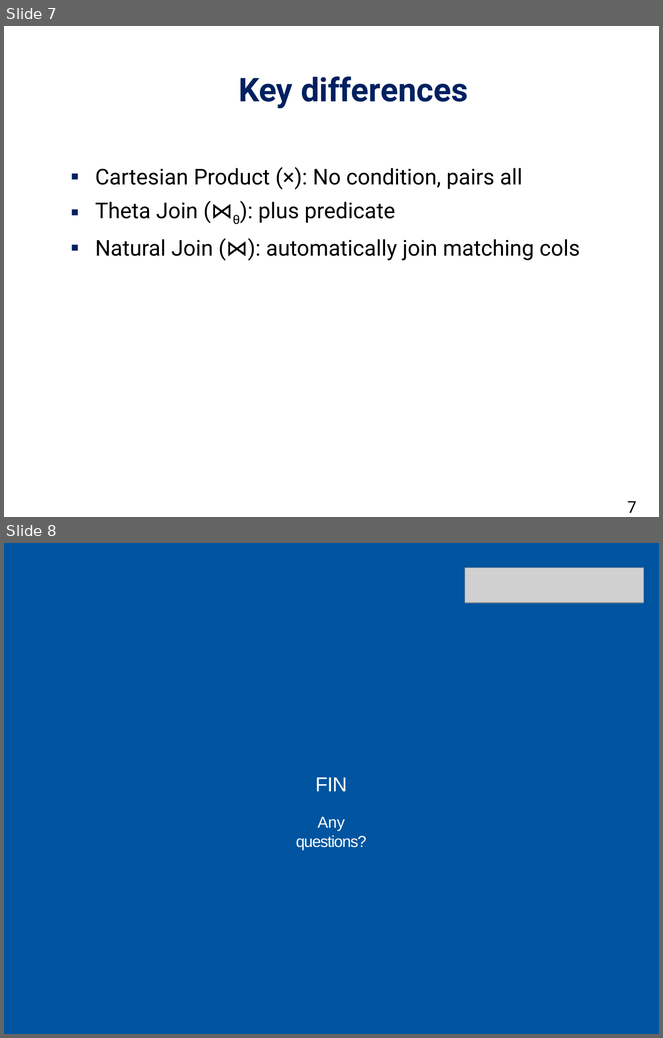
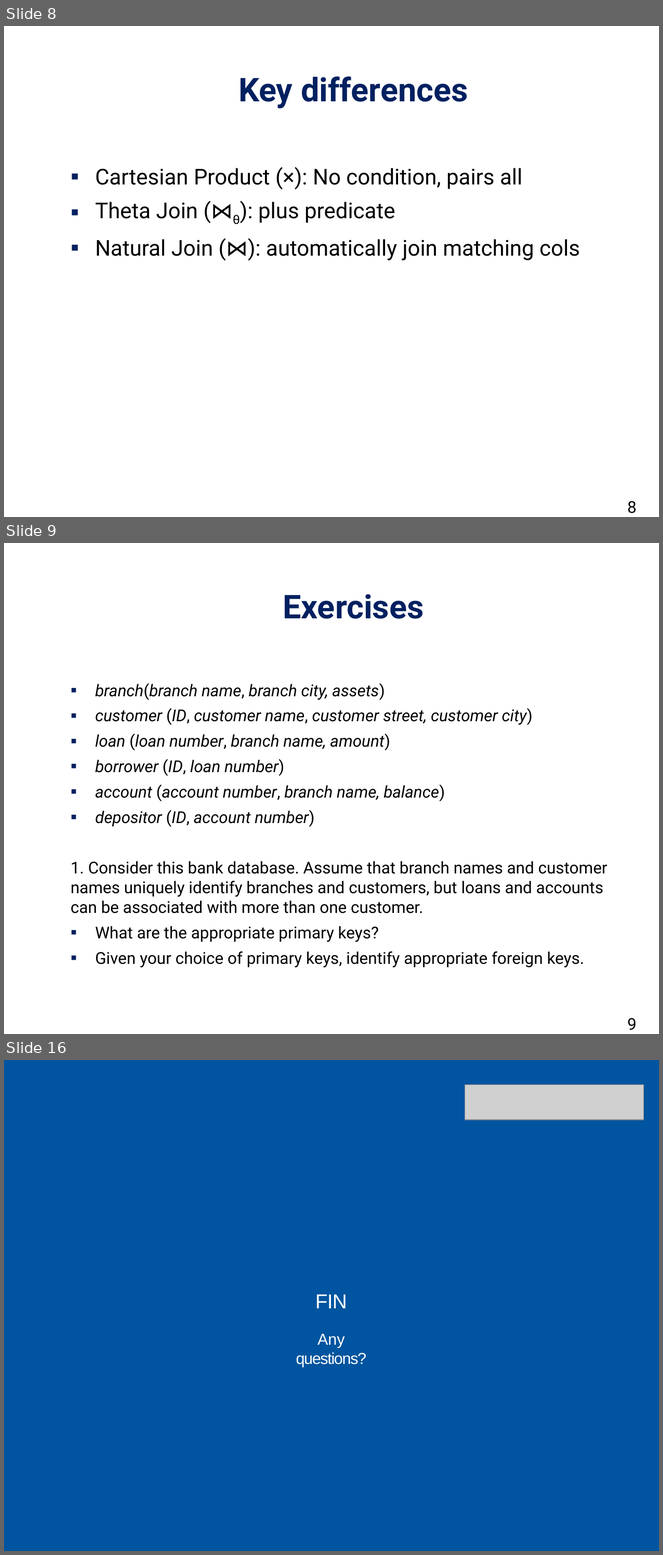
Before and after one commit to daichou03/DBS-slide-tut-25, a slide deck: Week 1/week_1.pptx. Shown one above the other, each under a label of ours: slides 7 and 8 before the commit, slides 8, 9 and 16 after it; the slides between them are not shown. The pictures are 663x1038 and 663x1555 pixels, drawn with LibreOffice and Linux fonts; fonts in the diff are those of the drawing; grey boxes stand for pictures; background and template pictures are left out. Boxes give left, top, right and bottom in pixels: in the first picture for what was removed or moved away, otherwise in the second. Text is boxed around its words. In the diff, an @@ line names an element or a change of style, - is before the commit and + after.

```diff
--- a/Week 1/week_1.pptx
+++ b/Week 1/week_1.pptx
@@ slide 9 added at box(4, 543, 659, 1034), background #FFFFFF @@
@@ title added at box(283, 594, 424, 619), 36 pt, text #002060, bold @@
+Exercises
@@ text added at box(71, 683, 608, 968), 18 pt, text #000000 @@
+▪ branch(branch name, branch city, assets)
+▪ customer (ID, customer name, customer street, customer city)
+▪ loan (loan number, branch name, amount)
+▪ borrower (ID, loan number)
+▪ account (account number, branch name, balance)
+▪ depositor (ID, account number)
+1. Consider this bank database. Assume that branch names and customer names uniquely identify branches and customers, but loans and accounts can be associated with more than one customer.
+▪ What are the appropriate primary keys?
+▪ Given your choice of primary keys, identify appropriate foreign keys.
@@ page number added at box(627, 1018, 637, 1030), 18 pt, text #000000 @@
+9
@@ what was slide 7 is now slide 8 @@
@@ page number at box(627, 501, 637, 514): text changed @@
-7
+8
@@ what was slide 8 is now slide 16 @@
```
Also in this commit, not shown: 7 other slides added, 2 other files.
